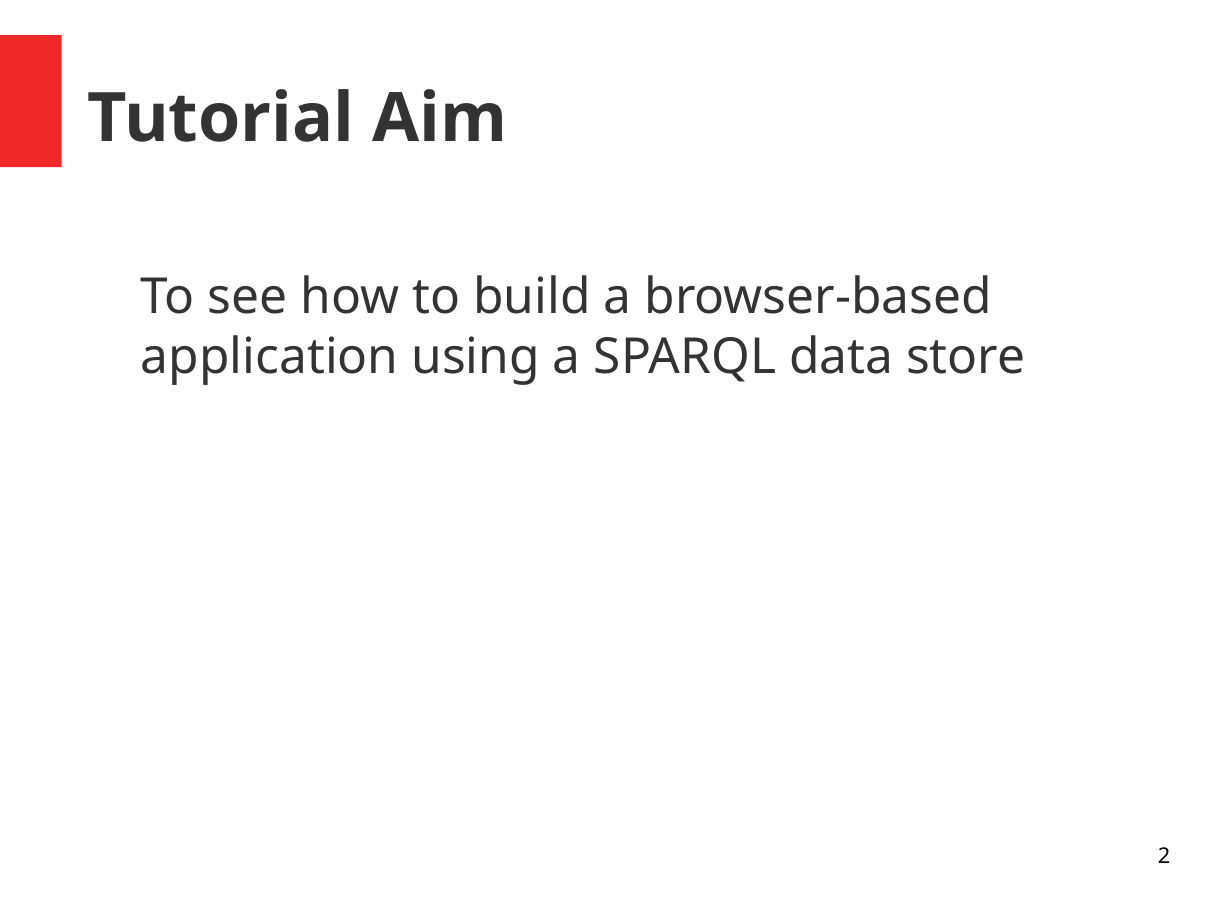
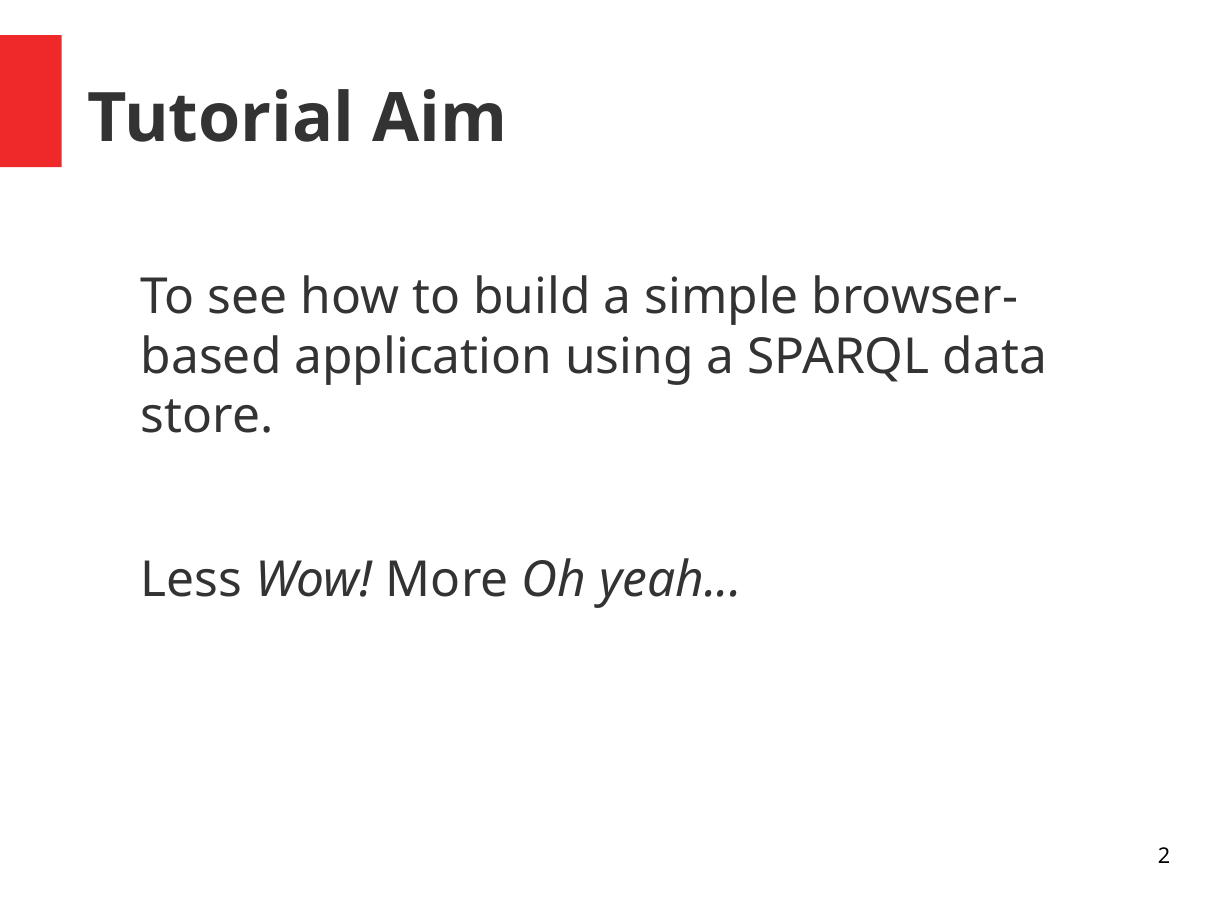
Before and after one commit to danja/danja.github.io, a slide deck: slide 2 of tutorials/browser-sparql-apps/slides.odp. Drawn at 1232x924 pixels with LibreOffice and Linux fonts; fonts in the diff are those of the drawing. Boxes give left, top, right and bottom in pixels: in the first picture for what was removed or moved away, otherwise in the second. Text is boxed around its words. In the diff, an @@ line names an element or a change of style, - is before the commit and + after.

```diff
--- a/tutorials/browser-sparql-apps/slides.odp
+++ b/tutorials/browser-sparql-apps/slides.odp
@@ text at box(141, 275, 1047, 608): text changed @@
-To see how to build a browser-based application using a SPARQL data store
+To see how to build a simple browser-based application using a SPARQL data store.
+Less Wow! More Oh yeah...
```
Also in this commit, not shown: 4 slides added, 2 other files.
